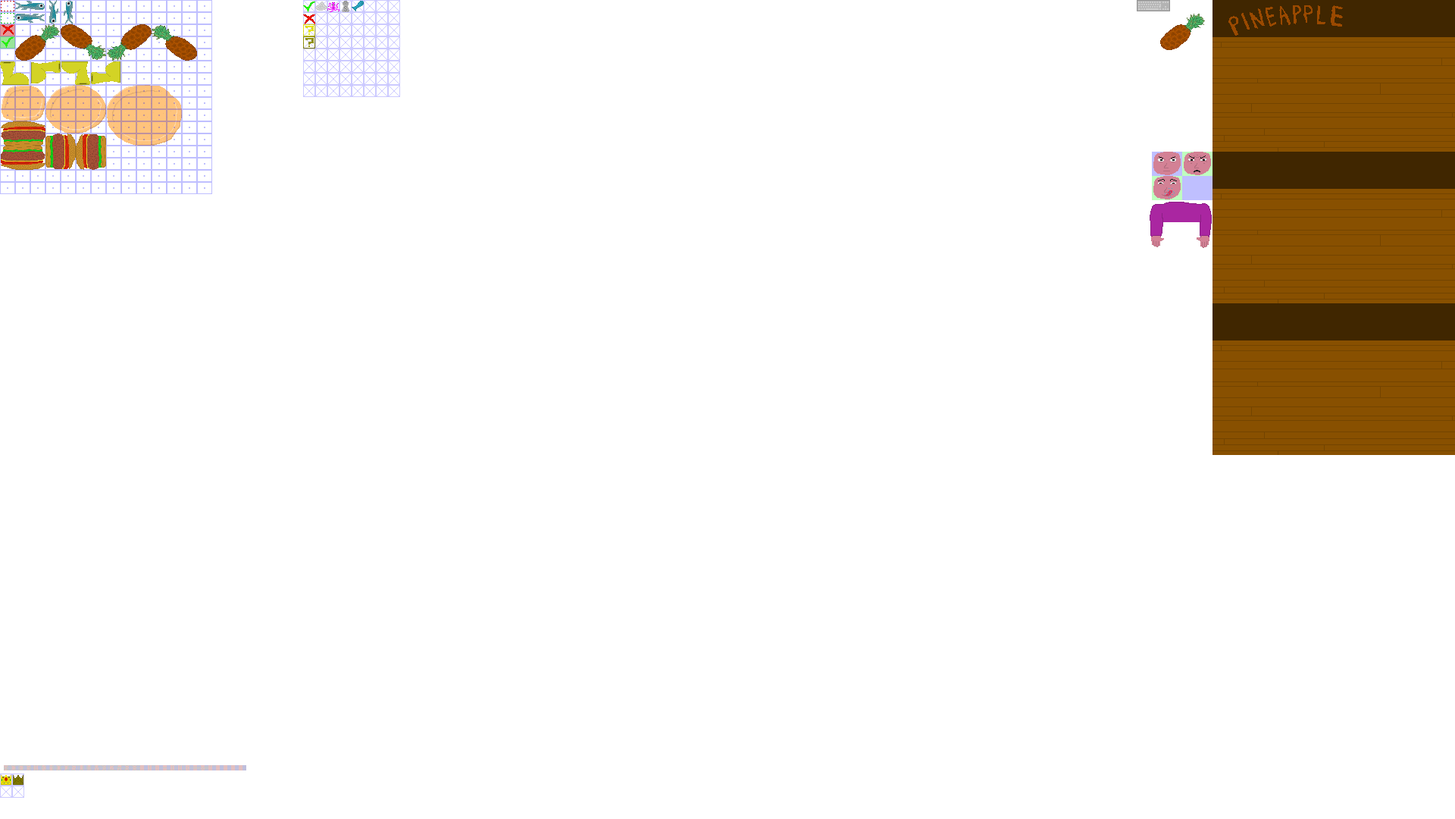
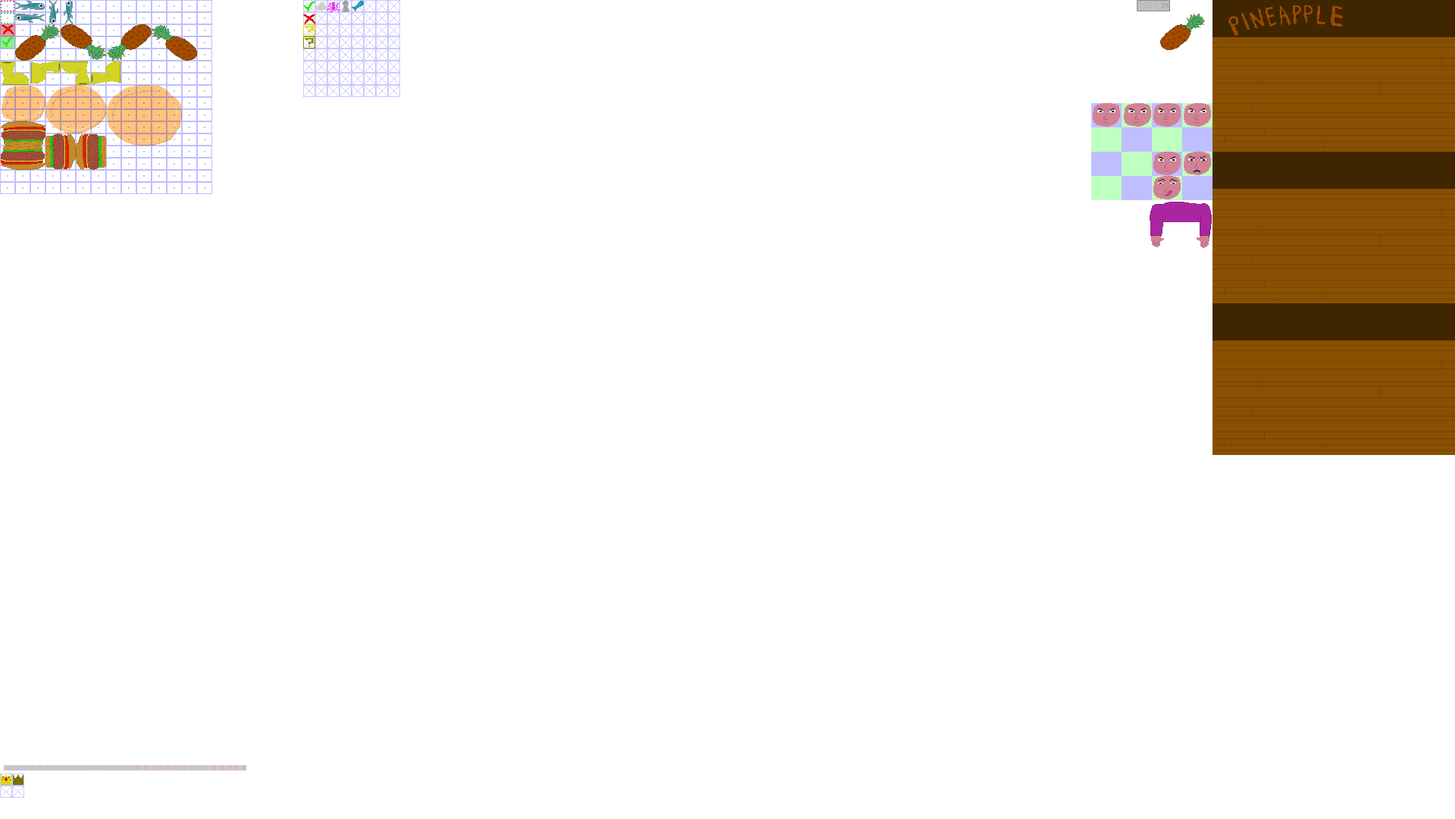
Comparing the layer stacks of the two 1455×819 images. Changes:
painted on "customer_head" over [1093, 103, 1212, 127]
painted on "helpers" over [1091, 103, 1213, 201]
